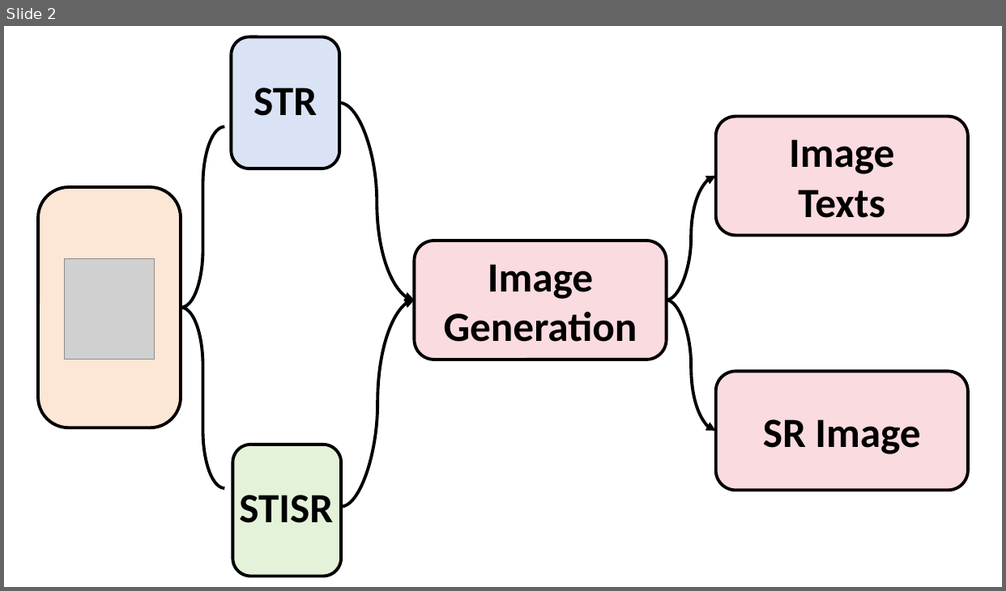
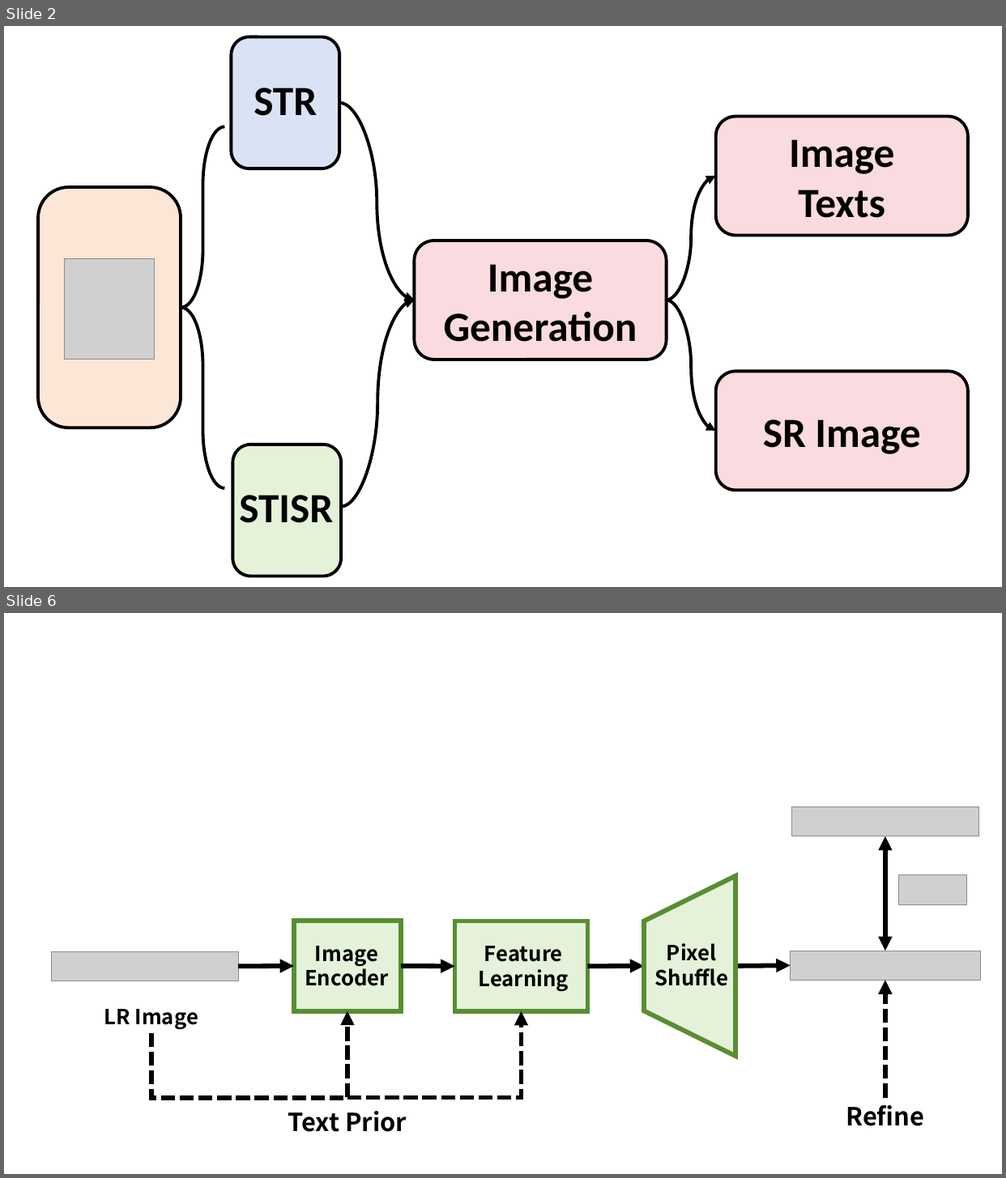
Before and after one commit to AiMecreative/srec, a slide deck: thesis/fig/figs.pptx. Shown one above the other, each under a label of ours: slide 2 before the commit, slides 2 and 6 after it; the slides between them are not shown. The pictures are 1006x591 and 1006x1178 pixels, drawn with LibreOffice and Linux fonts; fonts in the diff are those of the drawing; grey boxes stand for pictures. Boxes give left, top, right and bottom in pixels: in the first picture for what was removed or moved away, otherwise in the second. Text is boxed around its words. In the diff, an @@ line names an element or a change of style, - is before the commit and + after.

```diff
--- a/thesis/fig/figs.pptx
+++ b/thesis/fig/figs.pptx
@@ slide 6 added at box(4, 613, 1002, 1174), background #FFFFFF @@
@@ group added at box(51, 807, 980, 1132): 6 texts, 5 arrows, 4 pictures, 3 trapezoids, 2 elbow arrows, 1 double arrow @@
+Text Prior
+Image
+Encoder
+Feature
+Learning
+LR Image
+Pixel
+Shuffle
+Refine
```
Also in this commit, not shown: 6 other slides added.
